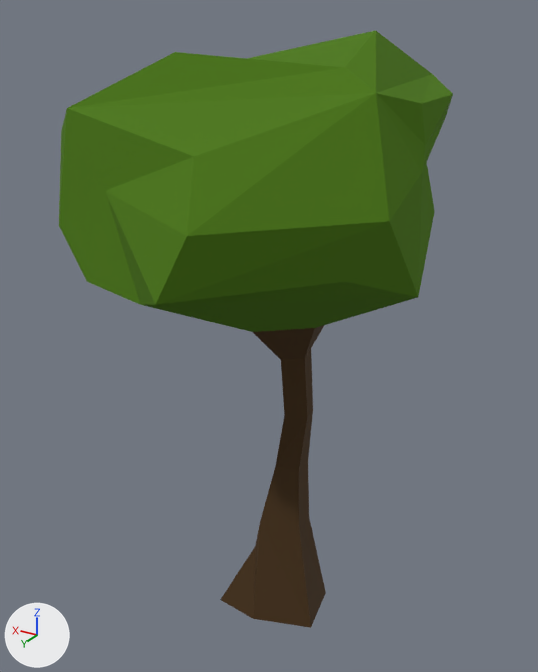
The Blender file 3d-game/Art/Trees/Trees.blend as it was, and as the next commit left it.
Rendered twice from a camera (50 mm lens) standing at (-4.53, 7.96, 7.86) and looking at (0.13, 0.2, 3.98). Lighting does not change. The marker at lower left points along +X, +Y and +Z. Objects named as collision shapes, trigger or cutter boxes, shadow casters or lower levels of detail are left out.

Names of what the first picture shows: 'Model.001'.
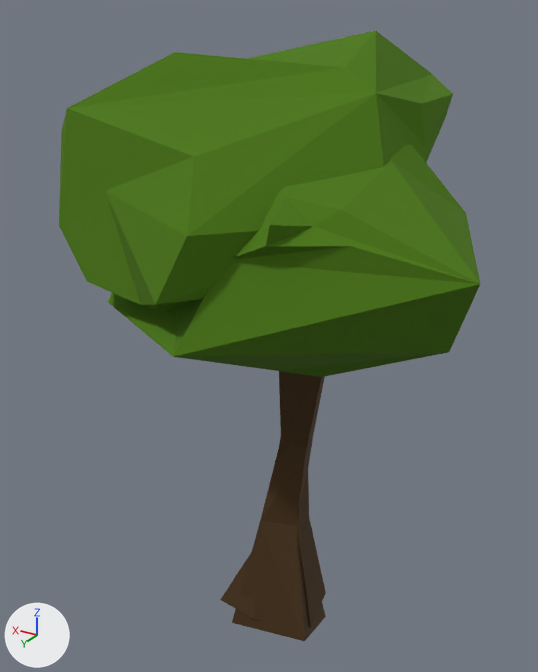
Pixel boxes [x1, y1, x2, y2] of what changed, in the pictures (538 x 672 px):
'Model', shown (green): after [108, 145, 480, 641]

What the commit changed:
Object 'Model' (ob_model) is now shown.
